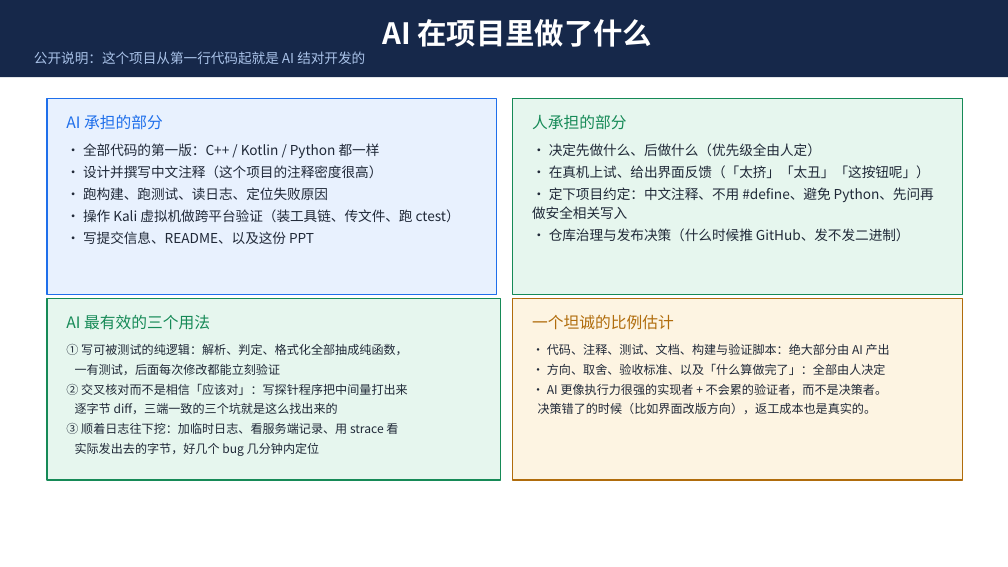
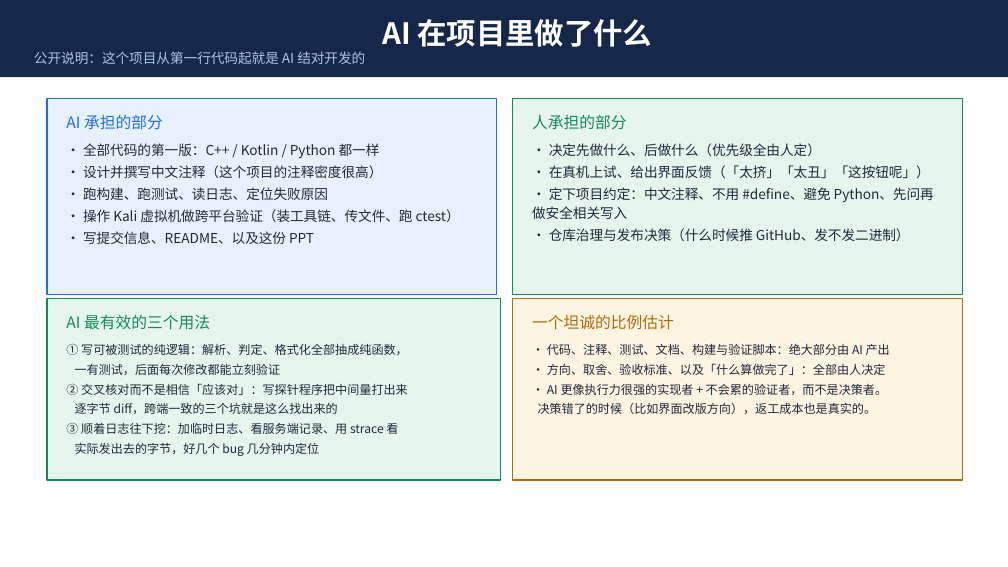
Before and after one commit to dongfang20101113/DChat, a slide deck: slide 24 of dchat-项目介绍.pptx. Drawn at 1008x567 pixels with LibreOffice and Linux fonts; fonts in the diff are those of the drawing. Boxes give left, top, right and bottom in pixels: in the first picture for what was removed or moved away, otherwise in the second. Text is boxed around its words. In the diff, an @@ line names an element or a change of style, - is before the commit and + after.

```diff
--- a/dchat-项目介绍.pptx
+++ b/dchat-项目介绍.pptx
@@ text at [75, 403, 338, 414]: text changed @@
-逐字节 diff，三端一致的三个坑就是这么找出来的
+逐字节 diff，跨端一致的三个坑就是这么找出来的
```
Also in this commit, not shown: 13 other slides changed, 4 other files.
